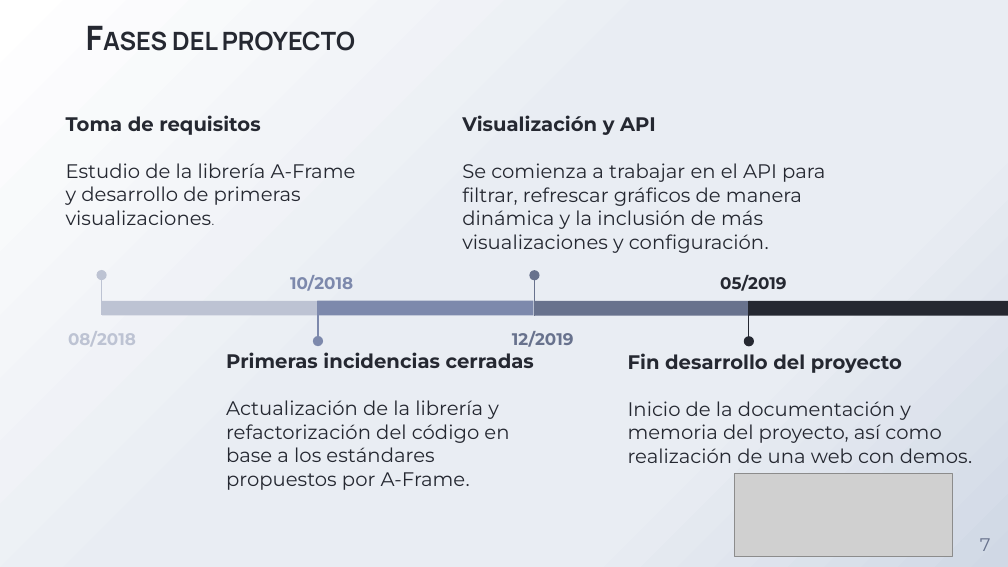
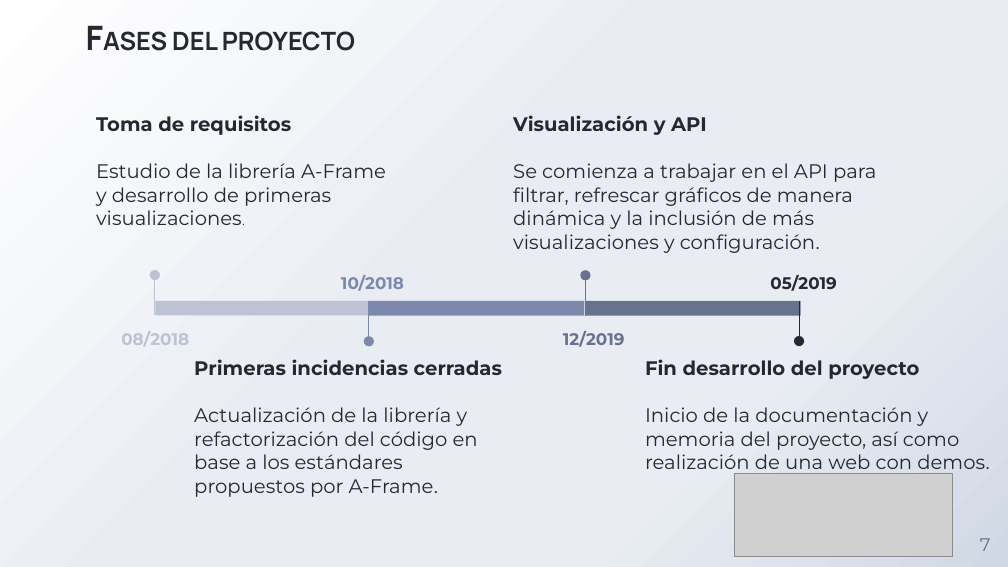
Before and after one commit to adrixp/MemoriaTFG-AdrianPizarroSerrano, a slide deck: slide 7 of PresentaciónTFG_Adrián_Pizarro_Serrano.pptx. Drawn at 1008x567 pixels with LibreOffice and Linux fonts; fonts in the diff are those of the drawing; grey boxes stand for pictures; background and template pictures are left out. Boxes give left, top, right and bottom in pixels: in the first picture for what was removed or moved away, otherwise in the second. Text is boxed around its words. In the diff, an @@ line names an element or a change of style, - is before the commit and + after.

```diff
--- a/PresentaciónTFG_Adrián_Pizarro_Serrano.pptx
+++ b/PresentaciónTFG_Adrián_Pizarro_Serrano.pptx
@@ text "Toma de requisitos": place and size @@
-text "Toma de requisitos" at (66,115,356,205)
+text "Toma de requisitos" at (96,115,386,206)
@@ 1 text, 1 rectangle, 1 line, 1 ellipse: place and size @@
-1 text, 1 rectangle, 1 line, 1 ellipse at (68,270,318,346)
+1 text, 1 rectangle, 1 line, 1 ellipse at (121,270,371,346)
@@ 4 texts, 3 lines, 3 ellipses, 2 rectangles: place and size @@
-4 texts, 3 lines, 3 ellipses, 2 rectangles at (290,115,825,347)
+4 texts, 3 lines, 3 ellipses, 2 rectangles at (341,115,876,347)
@@ rectangle removed at (749,301,1008,317) @@
@@ text "Primeras incidencias cerradas": place and size @@
-text "Primeras incidencias cerradas" at (226,352,534,490)
+text "Primeras incidencias cerradas" at (194,359,502,497)
@@ text "Fin desarrollo del proyecto" rewrapped from (628,353,973,463) to (645,359,990,475) @@
```
Also in this commit, not shown: 4 other files.
